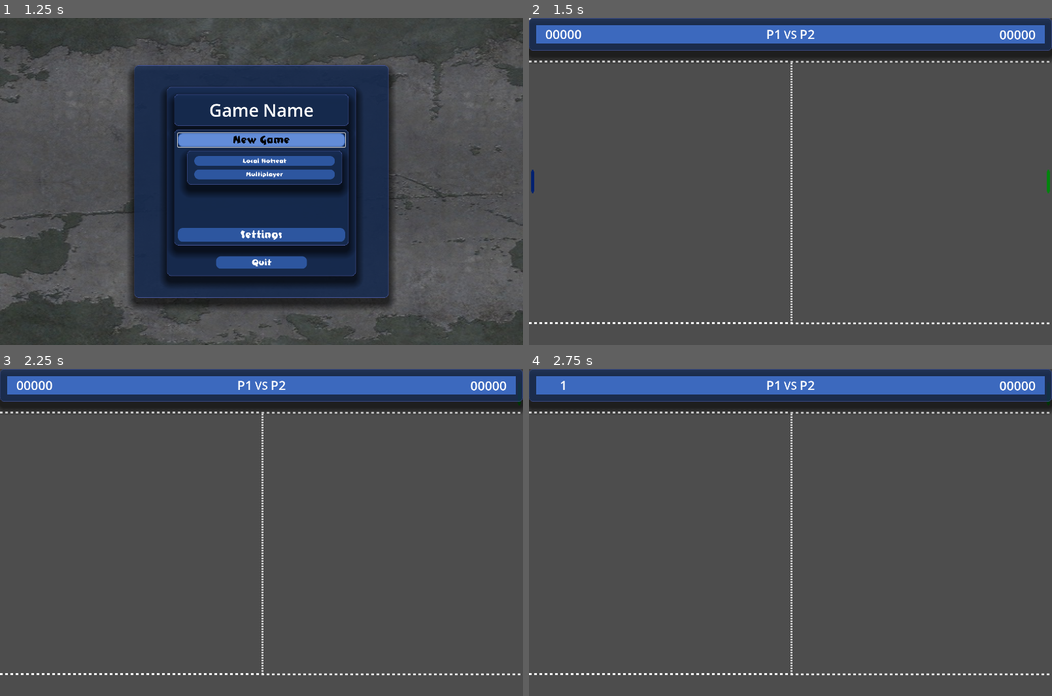
Above: before the commit, frames 1-4 (two rows, left to right).
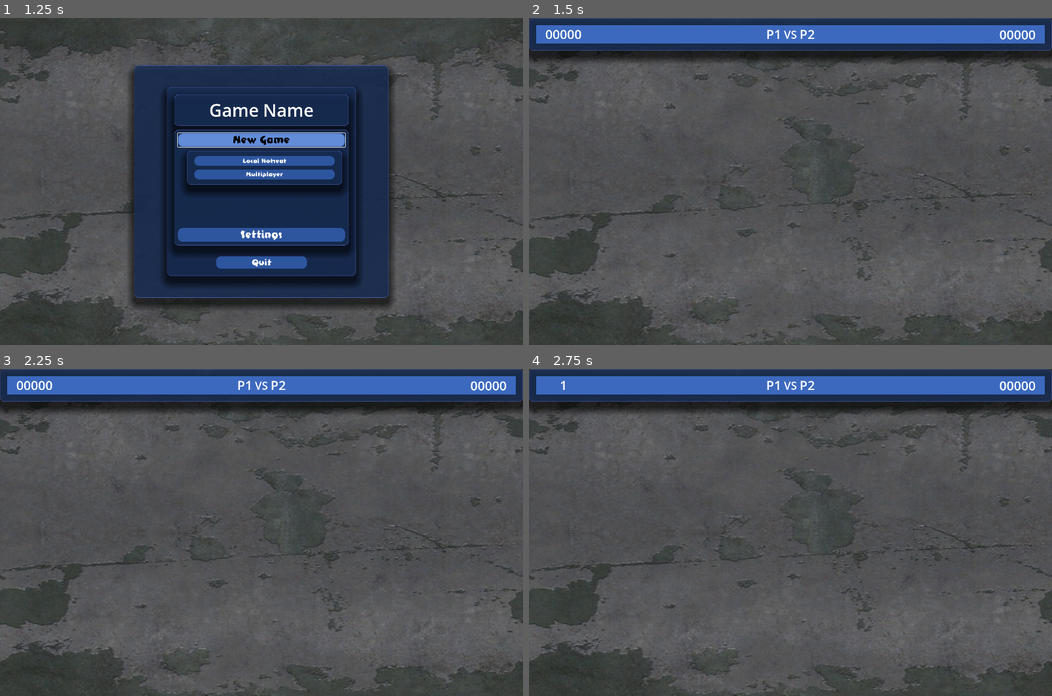
Above: after the commit, the same moments.

Repository: Fox-Alpha/Pong_Godot_4_Multiplayer
Game: Godot game, scene res://scenes/game/main_menu/MainMenu.tscn
The game is run twice, just before and just after one commit, with the same random seed, the same clock (stepped at 60 frames per second) and the same inputs.
Inputs (mouse positions are in pixels of both pictures, inside the frame that each line leads up to):
- Up to frame 1 (1.25 s): click "New Game" at 0.5 s
- Up to frame 2 (1.5 s): click "Local Hotseat" at 1.25 s
- Up to frame 3 (2.25 s): tap Enter at 2 s; move the mouse to (376, 516) at 2.02 s; hold W (p1_up) from 2.03 s (still down); hold Down (p2_down) from 2.03 s (still down); click (376, 516) at 2.17 s
- Up to frame 4 (2.75 s): keep holding W (p1_up); keep holding Down (p2_down)

Frame 1 is identical in both runs. In frame 2, 4.3% of the frame differs, in the area x 0-100%, y 0-100%; in frame 3, 4.3%; in frame 4, 4.3%.

Commit message:
Chg: Reorder Node Groups Try: Fix the z-index order for rendering

Diff:
--- a/scenes/game/Pong_40.tscn
+++ b/scenes/game/Pong_40.tscn
@@ -14,13 +14,42 @@
 [sub_resource type="WorldBoundaryShape2D" id="WorldBoundaryShape2D_2wuhs"]
 
 [node name="Pong" type="Node2D"]
+z_as_relative = false
+y_sort_enabled = true
 script = ExtResource("1_lqc4h")
 DebugBoundarys = true
 
+[node name="Ingame_HUD" type="CanvasLayer" parent="."]
+layer = 100
+
+[node name="TextureRect" type="TextureRect" parent="Ingame_HUD"]
+z_index = -10
+z_as_relative = false
+y_sort_enabled = true
+anchors_preset = 15
+anchor_right = 1.0
+anchor_bottom = 1.0
+grow_horizontal = 2
+grow_vertical = 2
+texture = ExtResource("2_ge3fp")
+
+[node name="UI" parent="Ingame_HUD" instance=ExtResource("3_j68dr")]
+z_index = 100
+z_as_relative = false
+y_sort_enabled = true
+
+[node name="DebugControl" parent="Ingame_HUD" instance=ExtResource("7_ge3fp")]
+y_sort_enabled = true
+
 [node name="Playground" type="Node2D" parent="."]
 z_index = 1
+z_as_relative = false
+y_sort_enabled = true
 
-[node name="Field" type="Node" parent="Playground"]
+[node name="Field" type="Node2D" parent="Playground"]
+z_index = 1
+z_as_relative = false
+y_sort_enabled = true
 
 [node name="Borders" type="Node2D" parent="Playground/Field"]
 unique_name_in_owner = true
@@ -30,38 +59,26 @@
 [node name="BottomBorder" parent="Playground/Field/Borders" instance=ExtResource("4_qjysl")]
 
 [node name="SeparatorLines" parent="Playground/Field" instance=ExtResource("3_ge3fp")]
+z_index = 1025
+z_as_relative = false
+y_sort_enabled = true
 
 [node name="Actors" type="Node2D" parent="Playground"]
-z_index = 1
+z_index = 2
+z_as_relative = false
+y_sort_enabled = true
 
 [node name="Left" parent="Playground/Actors" instance=ExtResource("7_w0kgx")]
 unique_name_in_owner = true
+z_index = 1
+
+[node name="Ball" parent="Playground/Actors" instance=ExtResource("5_ge3fp")]
 z_index = 1
 
 [node name="Right" parent="Playground/Actors" instance=ExtResource("7_w0kgx")]
 unique_name_in_owner = true
 z_index = 1
 PlayerPaddle = 1
-
-[node name="Ball" parent="Playground/Actors" instance=ExtResource("5_ge3fp")]
-z_index = 1
-
-[node name="Ingame_HUD" type="CanvasLayer" parent="."]
-
-[node name="TextureRect" type="TextureRect" parent="Ingame_HUD"]
-visible = false
-z_index = -2
-anchors_preset = 15
-anchor_right = 1.0
-anchor_bottom = 1.0
-grow_horizontal = 2
-grow_vertical = 2
-texture = ExtResource("2_ge3fp")
-
-[node name="DebugControl" parent="Ingame_HUD" instance=ExtResource("7_ge3fp")]
-
-[node name="UI" parent="Ingame_HUD" instance=ExtResource("3_j68dr")]
-z_index = 1
 
 [node name="DebugBoundarys" type="Node" parent="."]
 
